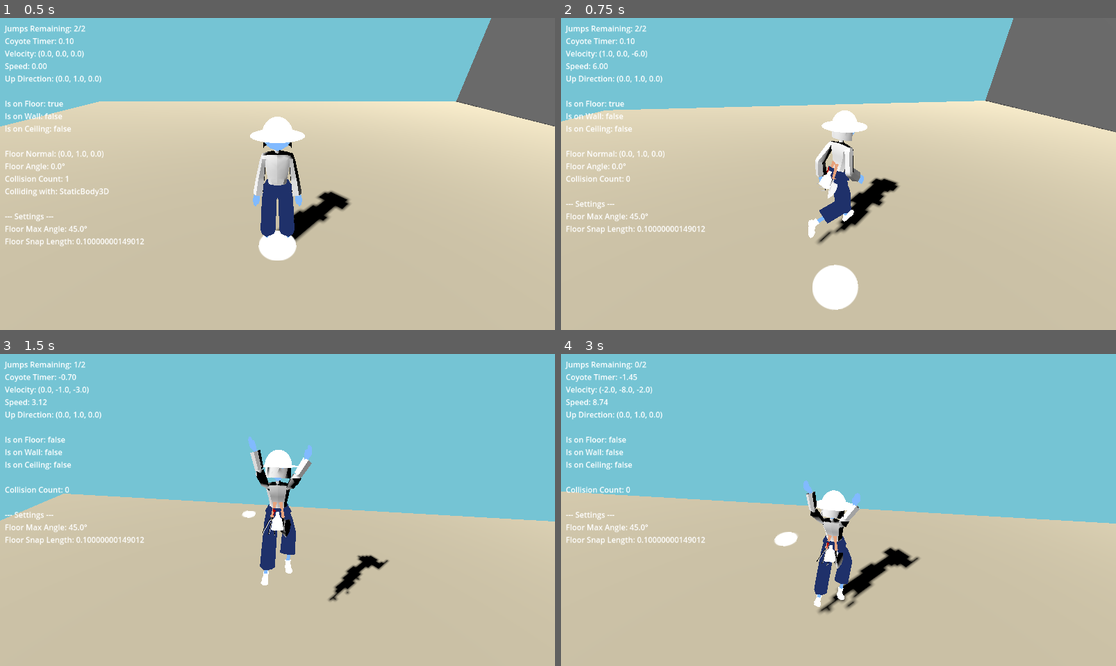
Above: before the commit, frames 1-4 (two rows, left to right).
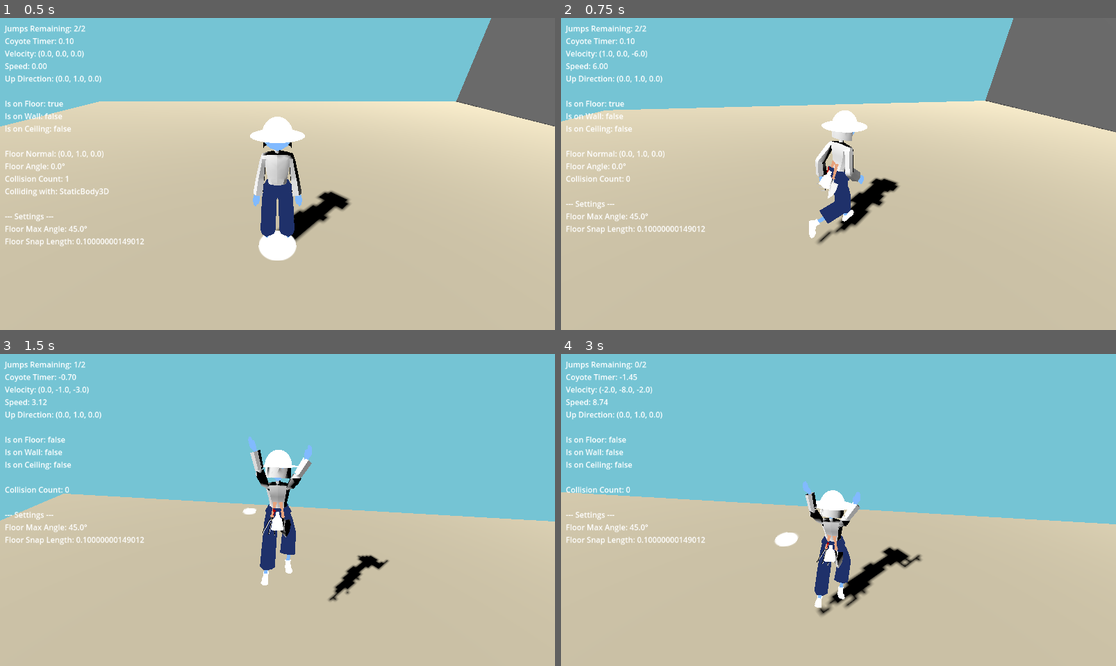
Above: after the commit, the same moments.

Repository: longiy/project_3c
Game: Godot game, scene res://SCENE.tscn
The game is run twice, just before and just after one commit, with the same random seed, the same clock (stepped at 60 frames per second) and the same inputs.
Inputs (mouse positions are in pixels of both pictures, inside the frame that each line leads up to):
- Up to frame 1 (0.5 s): no input
- Up to frame 2 (0.75 s): tap Enter at 0.5 s; move the mouse to (866, 174) at 0.52 s; hold W (move_forward) from 0.53 s (still down); hold Shift (sprint) from 0.53 s (still down); click (866, 174) at 0.67 s
- Up to frame 3 (1.5 s): keep holding W (move_forward); tap Space (jump) at 0.77 s; move the mouse to (249, 510) at 1.27 s; release Shift (sprint) at 1.28 s; right-click (249, 510) at 1.35 s; click (249, 510) at 1.42 s
- Up to frame 4 (3 s): tap Space (jump) at 1.52 s; move the mouse to (894, 441) at 2.02 s; release W (move_forward) at 2.03 s; hold D (move_right) 2.03-2.75 s; hold Ctrl (walk) 2.03-2.75 s; click (894, 441) at 2.17 s; drag from (810, 572) to (672, 463) at 2.77 s

Frame 1 is identical in both runs. In frame 2, 1.0% of the frame differs, in the area x 44-55%, y 29-94%; in frame 3, less than 0.1%; in frame 4, 1.1%, in the area x 0-100%, y 40-84%.

Commit message:
refactor

Diff:
--- a/Assets/ps_character_gurl.tres
+++ b/Assets/ps_character_gurl.tres
@@ -58,44 +58,19 @@
 min_space = Vector2(-2, -2)
 max_space = Vector2(2, 2)
 
-[sub_resource type="AnimationNodeStateMachineTransition" id="AnimationNodeStateMachineTransition_gjiua"]
-advance_mode = 2
-advance_expression = "is_moving"
-
-[sub_resource type="AnimationNodeStateMachineTransition" id="AnimationNodeStateMachineTransition_inuk7"]
-advance_mode = 2
-advance_expression = "is_grounded == false"
-
-[sub_resource type="AnimationNodeStateMachineTransition" id="AnimationNodeStateMachineTransition_ck7ep"]
-switch_mode = 2
-advance_mode = 2
-advance_expression = "is_moving == false"
-
-[sub_resource type="AnimationNodeStateMachineTransition" id="AnimationNodeStateMachineTransition_qlhob"]
-advance_mode = 2
-advance_expression = "is_grounded == false"
-
 [sub_resource type="AnimationNodeStateMachineTransition" id="AnimationNodeStateMachineTransition_o8mde"]
 advance_mode = 2
 
-[sub_resource type="AnimationNodeStateMachineTransition" id="AnimationNodeStateMachineTransition_wv4at"]
-advance_mode = 2
-advance_expression = "is_grounded and not is_moving)"
-
-[sub_resource type="AnimationNodeStateMachineTransition" id="AnimationNodeStateMachineTransition_4tnsy"]
-advance_mode = 2
-advance_expression = "is_grounded and is_moving"
-
 [resource]
 states/Airborne/node = SubResource("AnimationNodeAnimation_upni3")
-states/Airborne/position = Vector2(1084.4, 327.918)
-states/End/position = Vector2(1285.6, 118.304)
+states/Airborne/position = Vector2(1061.2, 321.748)
+states/End/position = Vector2(1302.4, 321.699)
 states/Idle/node = SubResource("AnimationNodeAnimation_ck7ep")
-states/Idle/position = Vector2(781.6, 327.798)
+states/Idle/position = Vector2(805.6, 322.424)
 states/Land/node = SubResource("AnimationNodeAnimation_njaff")
-states/Land/position = Vector2(924.409, 428.4)
+states/Land/position = Vector2(1181.21, 320.937)
 states/Move/node = SubResource("AnimationNodeBlendSpace2D_rjcvd")
-states/Move/position = Vector2(924.509, 219.6)
+states/Move/position = Vector2(930.109, 323.299)
 states/Start/position = Vector2(614.4, 322.4)
-transitions = ["Idle", "Move", SubResource("AnimationNodeStateMachineTransition_gjiua"), "Move", "Airborne", SubResource("AnimationNodeStateMachineTransition_inuk7"), "Move", "Idle", SubResource("AnimationNodeStateMachineTransition_ck7ep"), "Idle", "Airborne", SubResource("AnimationNodeStateMachineTransition_qlhob"), "Start", "Idle", SubResource("AnimationNodeStateMachineTransition_o8mde"), "Airborne", "Idle", SubResource("AnimationNodeStateMachineTransition_wv4at"), "Airborne", "Move", SubResource("AnimationNodeStateMachineTransition_4tnsy")]
-graph_offset = Vector2(-39, 104)
+transitions = ["Start", "Idle", SubResource("AnimationNodeStateMachineTransition_o8mde")]
+graph_offset = Vector2(-89, 437)
--- a/Assets/ps_character_gurl.tscn
+++ b/Assets/ps_character_gurl.tscn
@@ -8,17 +8,13 @@
 [node name="Skeleton3D" parent="rig" index="0"]
 bones/0/position = Vector3(-0.05, 0.996233, -0.0996851)
 bones/0/rotation = Quaternion(-0.606445, 0.0691453, -0.0530571, 0.790334)
-bones/0/scale = Vector3(1, 1, 1)
 bones/1/position = Vector3(0.05, 0.996233, -0.0996851)
 bones/1/rotation = Quaternion(-0.606445, -0.0691453, 0.0530571, 0.790334)
-bones/1/scale = Vector3(1, 1, 1)
 bones/2/position = Vector3(7.10543e-15, 0.989111, -0.135376)
 bones/2/rotation = Quaternion(0.111619, 0.754407, 0.133022, 0.633022)
-bones/2/scale = Vector3(1, 1, 1)
 bones/3/position = Vector3(-2.02098e-15, 0.815885, -0.0500533)
 bones/3/rotation = Quaternion(0.266729, 2.29781e-07, 6.35931e-08, 0.963772)
 bones/4/rotation = Quaternion(-0.243905, -3.76217e-14, -1.16303e-07, 0.969799)
-bones/4/scale = Vector3(1, 1, 1)
 bones/5/rotation = Quaternion(-0.0425462, -1.19101e-07, -1.52157e-08, 0.999094)
 bones/5/scale = Vector3(1, 1, 1)
 bones/6/rotation = Quaternion(-0.0520898, -6.76623e-16, -1.24192e-08, 0.998642)
@@ -34,7 +30,6 @@
 bones/16/scale = Vector3(1, 1, 1)
 bones/17/rotation = Quaternion(-5.00586e-09, 3.76021e-08, 9.00764e-09, 1)
 bones/18/rotation = Quaternion(0.0747385, -3.45264e-07, 6.27076e-08, 0.997203)
-bones/18/scale = Vector3(1, 1, 1)
 bones/19/rotation = Quaternion(3.11993e-08, 8.2422e-08, 3.7253e-09, 1)
 bones/20/rotation = Quaternion(-0.535894, -0.00543666, 0.0485136, 0.842873)
 bones/20/scale = Vector3(1, 1, 1)
@@ -70,7 +65,6 @@
 bones/37/scale = Vector3(1, 1, 1)
 bones/38/rotation = Quaternion(-1.39698e-08, 7.45057e-09, 2.37487e-08, 1)
 bones/39/rotation = Quaternion(0.160707, 4.60703e-07, 2.48164e-07, 0.987002)
-bones/39/scale = Vector3(1, 1, 1)
 bones/40/rotation = Quaternion(-7.45063e-09, -3.16649e-08, 2.79402e-09, 1)
 bones/41/rotation = Quaternion(-0.0564029, -0.00203213, -0.0359329, 0.997759)
 bones/41/scale = Vector3(1, 1, 1)
@@ -79,7 +73,3 @@
 tree_root = ExtResource("2_upni3")
 anim_player = NodePath("../AnimationPlayer")
 parameters/Move/blend_position = Vector2(-0.000724614, 0)
-metadata/is_moving = false
-metadata/is_grounded = false
-metadata/movement_speed = 0.0
-metadata/just_landed = false
--- a/SCENE.tscn
+++ b/SCENE.tscn
@@ -1,11 +1,12 @@
-[gd_scene load_steps=15 format=3 uid="uid://dngafe0y2nx5b"]
+[gd_scene load_steps=16 format=3 uid="uid://dngafe0y2nx5b"]
 
 [ext_resource type="Script" uid="uid://dt54n1ktg7wqr" path="res://Scripts/ControllerCharacter.gd" id="1_5si1x"]
 [ext_resource type="Script" uid="uid://cms4l0nes10tn" path="res://Scripts/ControllerCamera.gd" id="2_caybs"]
 [ext_resource type="Script" uid="uid://cws7m480lxvaf" path="res://Scripts/DebugUI.gd" id="2_u4csh"]
 [ext_resource type="PackedScene" uid="uid://cbx0rhk665pls" path="res://Assets/ps_character_gurl.tscn" id="3_aeafk"]
-[ext_resource type="Script" uid="uid://c63imyupotuj1" path="res://Scripts/InputComponent.gd" id="4_0er5f"]
-[ext_resource type="Script" uid="uid://ceg85p1hqrfpk" path="res://AnimationController.gd" id="5_gbv5d"]
+[ext_resource type="Script" uid="uid://c63imyupotuj1" path="res://Scripts/ClickNavigationComponent.gd" id="4_0er5f"]
+[ext_resource type="Script" uid="uid://csay0tqtwpcea" path="res://Scripts/GamepadComponent.gd" id="4_wiekx"]
+[ext_resource type="Script" uid="uid://ceg85p1hqrfpk" path="res://Scripts/AnimationController.gd" id="5_gbv5d"]
 [ext_resource type="PackedScene" uid="uid://bsprrm672tx2s" path="res://MARKER.tscn" id="7_w862e"]
 
 [sub_resource type="PlaneMesh" id="PlaneMesh_3a8dd"]
@@ -91,7 +92,10 @@
 animation_controller = NodePath("AnimationController")
 camera = NodePath("../CAMERARIG/SpringArm3D/Camera3D")
 
-[node name="InputComponent" type="Node" parent="CHARACTER" node_paths=PackedStringArray("camera", "destination_marker")]
+[node name="GamepadComponent" type="Node" parent="CHARACTER"]
+script = ExtResource("4_wiekx")
+
+[node name="ClickNavigationComponent" type="Node" parent="CHARACTER" node_paths=PackedStringArray("camera", "destination_marker")]
 script = ExtResource("4_0er5f")
 camera = NodePath("../../CAMERARIG/SpringArm3D/Camera3D")
 destination_marker = NodePath("../../MARKER")
--- a/AnimationController.gd
+++ b/Scripts/AnimationController.gd
@@ -1,4 +1,4 @@
-# AnimationController.gd - Polling version (no signals)
+# AnimationController.gd - Decoupled from specific input components
 extends Node
 class_name AnimationController
 
@@ -15,7 +15,6 @@
 
 var state_machine: AnimationNodeStateMachinePlayback
 var character: CharacterBody3D
-var input_component: InputComponent
 
 # Animation state
 var current_blend_position = Vector2.ZERO
@@ -24,10 +23,10 @@
 var is_grounded = false
 var movement_speed = 0.0
 var input_direction = Vector2.ZERO
+var landing_timer = 0.0
 
 func _ready():
 	character = get_parent() as CharacterBody3D
-	input_component = character.get_node_or_null("InputComponent") as InputComponent
 
 	if not character:
 		push_error("AnimationController must be child of CharacterBody3D")
@@ -48,19 +47,19 @@
 	if not state_machine or not character:
 		return
 
-	# POLL current state instead of relying on signals
+	# POLL current state from character only
 	poll_current_state()
 	update_blend_space(delta)
-	update_state_machine()
+	update_state_machine(delta)
 
 func poll_current_state():
-	"""POLL current movement and input state - no signals needed"""
+	"""POLL current movement and input state - only talks to character"""
 	# Get movement data from character
 	movement_speed = character.get_movement_speed()
 	is_moving = movement_speed > movement_threshold
 	is_grounded = character.is_on_floor()
 
-	# Get input direction - poll from character
+	# Get input direction from character (character handles input arbitration)
 	input_direction = character.get_current_input_direction()
 
 func update_blend_space(delta):
@@ -94,12 +93,21 @@
 	# Walk (3.0 speed):      3.0/3.0 = 1.0  → Walk animations at position ±1.0
 	# Run (6.0 speed):       6.0/3.0 = 2.0  → Run animations at position ±2.0
 
-func update_state_machine():
+func update_state_machine(delta):
 	var current_state = state_machine.get_current_node()
 
-	# Handle state transitions
 	if not is_grounded and current_state != "Airborne":
 		state_machine.travel("Airborne")
+	elif is_grounded and current_state == "Airborne":
+		state_machine.travel("Land")
+		landing_timer = 2.0  # Duration of your landing animation
+	elif current_state == "Land":
+		if is_moving:
+			state_machine.travel("Move")  # Quick blend to movement
+		else:
+			landing_timer -= delta
+			if landing_timer <= 0.1:  # Transition slightly before animation ends
+				state_machine.travel("Idle")  # Smooth blend to idle
 	elif is_grounded and is_moving and current_state != "Move":
 		state_machine.travel("Move")
 	elif is_grounded and not is_moving and current_state != "Idle":
--- a/Scripts/InputComponent.gd
+++ b/Scripts/ClickNavigationComponent.gd
@@ -1,6 +1,6 @@
-# InputComponent.gd - Complete script with drag mode
+# ClickNavigationComponent.gd - Pure click navigation, no WASD logic
 extends Node
-class_name InputComponent
+class_name ClickNavigationComponent
 
 @export_group("Click Navigation")
 @export var camera: Camera3D  # Assign in editor
@@ -8,11 +8,10 @@
 @export var arrival_threshold = 0.5
 @export var show_cursor_preview = true
 @export var marker_disappear_delay = 1.0
-@export var click_override_duration = 0.1  # How long click overrides WASD
 
 @export_group("Drag Mode")
-@export var enable_drag_mode = true  # Enable hold-and-drag navigation
-@export var drag_update_rate = 0.05  # How often to update destination while dragging (seconds)
+@export var enable_drag_mode = true
+@export var drag_update_rate = 0.05  # Seconds between updates while dragging
 
 var character: CharacterBody3D
 var is_mouse_captured = true
@@ -20,7 +19,6 @@
 # Click navigation state
 var click_destination = Vector3.ZERO
 var has_click_destination = false
-var click_override_timer = 0.0
 
 # Preview state
 var is_showing_preview = false
@@ -33,20 +31,17 @@
 var is_dragging = false
 var drag_timer = 0.0
 
-# Current input state - this is what gets polled
-var current_input_vector = Vector2.ZERO
-
 func _ready():
 	character = get_parent() as CharacterBody3D
 	if not character:
-		push_error("InputComponent must be child of CharacterBody3D")
+		push_error("ClickNavigationComponent must be child of CharacterBody3D")
 		return
 
 	if not camera:
-		push_error("Camera must be assigned to InputComponent")
-		return
-
-	# Connect to camera's mouse mode signal
+		push_error("Camera must be assigned to ClickNavigationComponent")
+		return
+
+	# Connect to camera's mouse mode signal if available
 	var camera_rig = camera.get_parent().get_parent()  # Camera3D -> SpringArm3D -> CameraRig
 	if camera_rig.has_signal("mouse_mode_changed"):
 		camera_rig.mouse_mode_changed.connect(_on_mouse_mode_changed)
@@ -98,96 +93,15 @@
 	if is_dragging:
 		drag_timer -= delta
 
-	if click_override_timer > 0:
-		click_override_timer -= delta
-
-	# Update current input state (for polling)
-	current_input_vector = calculate_current_input()
-
-func calculate_current_input() -> Vector2:
-	"""Calculate current input - this gets polled by Character"""
-	var wasd_input = Input.get_vector("move_left", "move_right", "move_forward", "move_backward")
-
-	# WASD input cancels click navigation and drag mode
-	if wasd_input.length() > 0.1:
-		if (has_click_destination or is_dragging) and click_override_timer <= 0:
-			cancel_all_navigation()
-		return wasd_input
-
-	# Use click/drag navigation if active
-	if has_click_destination or is_dragging:
-		return get_click_movement_vector()
-
-	# Fall back to WASD (should be zero if no input)
-	return wasd_input
-
-# PUBLIC METHOD: This gets polled by Character
-func get_current_input() -> Vector2:
-	"""Public method for Character to poll current input state"""
-	return current_input_vector
-
-func update_cursor_preview(screen_pos: Vector2):
-	if not camera or not character or not destination_marker or not is_showing_preview:
-		return
-
-	var world_pos = raycast_to_world(screen_pos)
-	if world_pos != Vector3.ZERO:
-		destination_marker.global_position = world_pos
-		destination_marker.visible = true
-
-func commit_to_destination(screen_pos: Vector2):
-	if not is_showing_preview:
-		return
-
-	var world_pos = raycast_to_world(screen_pos)
-	if world_pos != Vector3.ZERO:
-		set_click_destination(world_pos)
-
-func raycast_to_world(screen_pos: Vector2) -> Vector3:
-	if not camera:
-		return Vector3.ZERO
-
-	var space_state = character.get_world_3d().direct_space_state
-	var from = camera.project_ray_origin(screen_pos)
-	var to = from + camera.project_ray_normal(screen_pos) * 1000
-
-	var query = PhysicsRayQueryParameters3D.create(from, to)
-	query.collision_mask = 1  # Only hit ground/environment layer
-
-	var result = space_state.intersect_ray(query)
-	return result.position if result else Vector3.ZERO
-
-func set_click_destination(world_pos: Vector3):
-	click_destination = world_pos
-	has_click_destination = true
-	click_override_timer = click_override_duration
-
-	if destination_marker:
-		destination_marker.global_position = world_pos
-		destination_marker.visible = true
-
-func cancel_all_navigation():
-	"""Cancel both click navigation and drag mode"""
-	has_click_destination = false
-	is_dragging = false
-
-	if not is_mouse_captured and show_cursor_preview and destination_marker:
-		is_showing_preview = true
-		update_cursor_preview_current()
-	elif destination_marker:
-		destination_marker.visible = false
-
-func hide_cursor_preview():
-	is_showing_preview = false
-	if destination_marker and not has_click_destination:
-		destination_marker.visible = false
-
-func get_click_movement_vector() -> Vector2:
-	if not character:
-		return Vector2.ZERO
-
-	# Make sure we have a valid destination
-	if not has_click_destination and not is_dragging:
+# === PUBLIC INTERFACE FOR CHARACTER CONTROLLER ===
+
+func is_active() -> bool:
+	"""Check if this component is actively providing input"""
+	return has_click_destination or is_arrival_delay_active or is_dragging
+
+func get_movement_input() -> Vector2:
+	"""Get movement input vector for character controller"""
+	if not is_active():
 		return Vector2.ZERO
 
 	var direction_3d = (click_destination - character.global_position).normalized()
@@ -199,7 +113,7 @@
 			start_arrival_delay()
 			return Vector2.ZERO
 
-	# Convert to camera-relative movement
+	# Convert to camera-relative movement if camera available
 	if camera:
 		var cam_transform = camera.global_transform.basis
 		var cam_forward = Vector3(-cam_transform.z.x, 0, -cam_transform.z.z).normalized()
@@ -210,7 +124,66 @@
 
 		return Vector2(right_dot, -forward_dot)
 	else:
+		# Fallback to world coordinates
 		return Vector2(direction_3d.x, direction_3d.z)
+
+func cancel_input():
+	"""Cancel all navigation - called by character controller when WASD pressed"""
+	has_click_destination = false
+	is_dragging = false
+	is_arrival_delay_active = false
+
+	if not is_mouse_captured and show_cursor_preview and destination_marker:
+		is_showing_preview = true
+		update_cursor_preview_current()
+	elif destination_marker:
+		destination_marker.visible = false
+
+# === INTERNAL CLICK NAVIGATION LOGIC ===
+
+func update_cursor_preview(screen_pos: Vector2):
+	if not camera or not character or not destination_marker or not is_showing_preview:
+		return
+
+	var world_pos = raycast_to_world(screen_pos)
+	if world_pos != Vector3.ZERO:
+		destination_marker.global_position = world_pos
+		destination_marker.visible = true
+
+func commit_to_destination(screen_pos: Vector2):
+	if not is_showing_preview:
+		return
+
+	var world_pos = raycast_to_world(screen_pos)
+	if world_pos != Vector3.ZERO:
+		set_click_destination(world_pos)
+
+func raycast_to_world(screen_pos: Vector2) -> Vector3:
+	if not camera:
+		return Vector3.ZERO
+
+	var space_state = character.get_world_3d().direct_space_state
+	var from = camera.project_ray_origin(screen_pos)
+	var to = from + camera.project_ray_normal(screen_pos) * 1000
+
+	var query = PhysicsRayQueryParameters3D.create(from, to)
+	query.collision_mask = 1  # Only hit ground/environment layer
+
+	var result = space_state.intersect_ray(query)
+	return result.position if result else Vector3.ZERO
+
+func set_click_destination(world_pos: Vector3):
+	click_destination = world_pos
+	has_click_destination = true
+
+	if destination_marker:
+		destination_marker.global_position = world_pos
+		destination_marker.visible = true
+
+func hide_cursor_preview():
+	is_showing_preview = false
+	if destination_marker and not has_click_destination:
+		destination_marker.visible = false
 
 func start_drag_mode(screen_pos: Vector2):
 	"""Start drag mode - continuous destination updates"""
@@ -219,7 +192,7 @@
 		is_dragging = true
 		drag_timer = 0.0
 		set_click_destination(world_pos)
-		print("InputComponent: Started drag mode")
+		print("ClickNav: Started drag mode")
 
 func update_drag_destination(screen_pos: Vector2):
 	"""Update destination while dragging (with rate limiting)"""
@@ -232,7 +205,7 @@
 func stop_drag_mode():
 	"""Stop drag mode"""
 	is_dragging = false
-	print("InputComponent: Stopped drag mode")
+	print("ClickNav: Stopped drag mode")
 
 func start_arrival_delay():
 	"""Start the arrival delay - marker stays visible for a bit"""
@@ -254,12 +227,3 @@
 	if is_showing_preview:
 		var mouse_pos = get_viewport().get_mouse_position()
 		update_cursor_preview(mouse_pos)
-
-func is_active() -> bool:
-	"""Check if this component is actively controlling input"""
-	return has_click_destination or is_arrival_delay_active or is_dragging
-
-# Legacy function for compatibility
-func cancel_click_destination():
-	"""Legacy function - now calls cancel_all_navigation"""
-	cancel_all_navigation()
--- a/Scripts/ControllerCharacter.gd
+++ b/Scripts/ControllerCharacter.gd
@@ -1,4 +1,4 @@
-# ControllerCharacter.gd - Polling version (no signals)
+# ControllerCharacter.gd - Refactored with proper input arbitration
 extends CharacterBody3D
 
 @export_group("Debug")
@@ -38,14 +38,19 @@
 var is_running = false
 var is_slow_walking = false
 
-# Component references
-var input_component: InputComponent
+# Input components - found automatically
+var click_navigation_component: ClickNavigationComponent
+var input_components: Array[Node] = []
 
 func _ready():
-	# Get InputComponent reference (no signal connection needed)
-	input_component = get_node_or_null("InputComponent")
-	if input_component:
-		print("Character: Found InputComponent for click navigation")
+	# Find input components automatically
+	click_navigation_component = get_node_or_null("ClickNavigationComponent") as ClickNavigationComponent
+
+	# Collect all input components for future extensibility
+	for child in get_children():
+		if child.has_method("get_movement_input"):
+			input_components.append(child)
+			print("Character: Found input component: ", child.name)
 
 	if not animation_controller:
 		push_warning("No AnimationController assigned - animations will not work")
@@ -62,7 +67,7 @@
 	else:
 		coyote_timer -= delta
 
-	# POLL input state from InputComponent
+	# Get input with proper arbitration
 	var input_dir = get_current_input()
 
 	# Handle movement mode inputs
@@ -87,13 +92,30 @@
 	move_and_slide()
 
 func get_current_input() -> Vector2:
-	"""POLL current input state - no signals needed"""
-	if input_component and input_component.is_active():
-		# InputComponent is handling input (click navigation active)
-		return input_component.get_current_input()
-	else:
-		# Fall back to direct WASD input
-		return Input.get_vector("move_left", "move_right", "move_forward", "move_backward")
+	"""Input arbitration - WASD always wins, then check input components"""
+
+	# 1. WASD input has highest priority (immediate override)
+	var wasd_input = Input.get_vector("move_left", "move_right", "move_forward", "move_backward")
+
+	if wasd_input.length() > 0.1:
+		# WASD overrides everything - tell all input components to cancel
+		cancel_all_input_components()
+		return wasd_input
+
+	# 2. Check input components in order (click nav, gamepad, AI, etc.)
+	for component in input_components:
+		if component.has_method("is_active") and component.is_active():
+			if component.has_method("get_movement_input"):
+				return component.get_movement_input()
+
+	# 3. No input
+	return Vector2.ZERO
+
+func cancel_all_input_components():
+	"""Tell all input components to cancel their current actions"""
+	for component in input_components:
+		if component.has_method("cancel_input"):
+			component.cancel_input()
 
 func calculate_movement_vector(input_dir: Vector2) -> Vector3:
 	var movement_vector = Vector3.ZERO
@@ -152,9 +174,8 @@
 	jumps_remaining = max_jumps
 	coyote_timer = 0.0
 
-	# Cancel any click navigation
-	if input_component:
-		input_component.cancel_click_destination()
+	# Cancel all input components
+	cancel_all_input_components()
 
 	print("Character reset to: ", reset_position)
 
--- /dev/null
+++ b/Scripts/GamepadComponent.gd
@@ -0,0 +1,43 @@
+# GamepadInputComponent.gd - Example of how to add more input types
+extends Node
+class_name GamepadInputComponent
+
+@export_group("Gamepad Settings")
+@export var gamepad_device = 0
+@export var deadzone = 0.2
+@export var enable_gamepad = true
+
+var character: CharacterBody3D
+
+func _ready():
+	character = get_parent() as CharacterBody3D
+	if not character:
+		push_error("GamepadInputComponent must be child of CharacterBody3D")
+
+# === PUBLIC INTERFACE FOR CHARACTER CONTROLLER ===
+
+func is_active() -> bool:
+	"""Check if gamepad is providing input"""
+	if not enable_gamepad:
+		return false
+
+	var gamepad_input = Input.get_vector(
+		"ui_left", "ui_right", "ui_up", "ui_down",
+		deadzone
+	)
+
+	return gamepad_input.length() > deadzone
+
+func get_movement_input() -> Vector2:
+	"""Get movement input from gamepad"""
+	if not enable_gamepad:
+		return Vector2.ZERO
+
+	return Input.get_vector(
+		"ui_left", "ui_right", "ui_up", "ui_down",
+		deadzone
+	)
+
+func cancel_input():
+	"""Cancel any gamepad-specific state (none needed for this simple component)"""
+	pass
Not shown: 1 places in Assets/ps_character_gurl.tres that only renumber resources
Renamed: AnimationController.gd.uid -> Scripts/AnimationController.gd.uid
Renamed: Scripts/InputComponent.gd.uid -> Scripts/ClickNavigationComponent.gd.uid
Not shown, added: Scripts/GamepadComponent.gd.uid
Not shown, changed: .DS_Store
